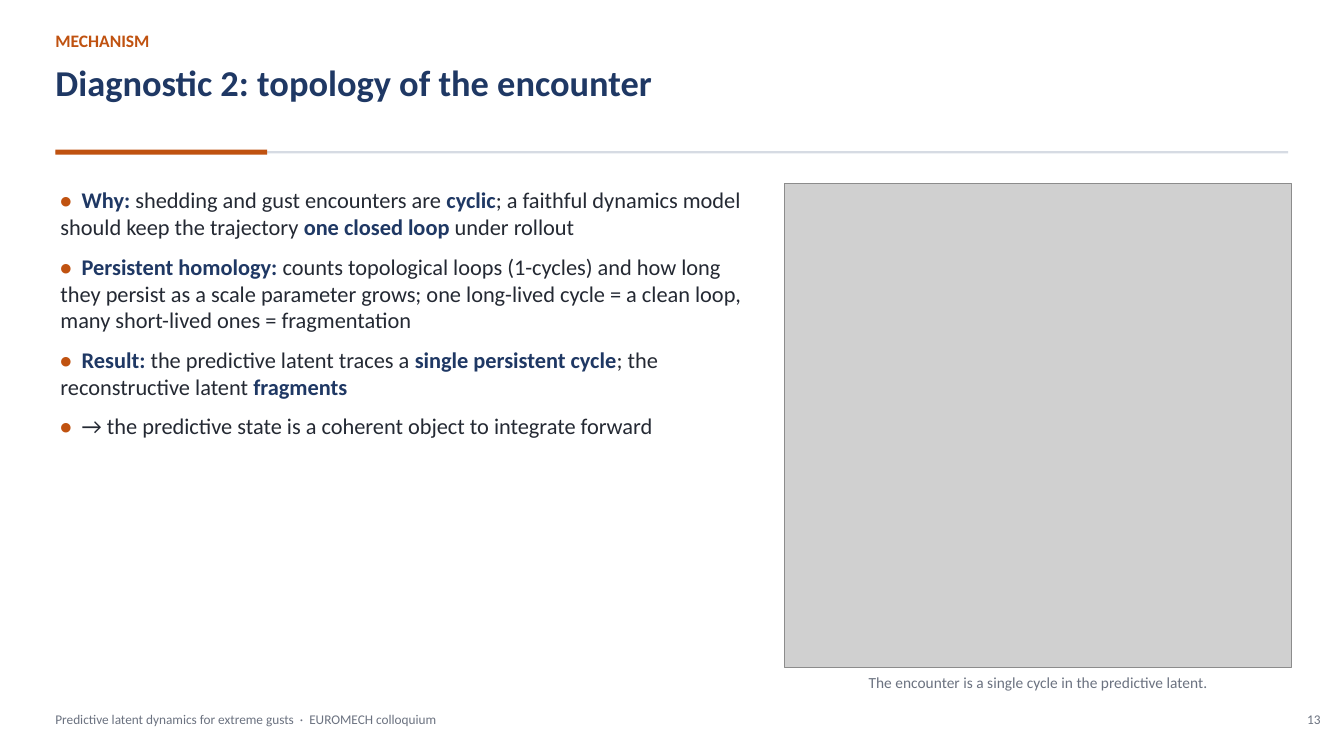
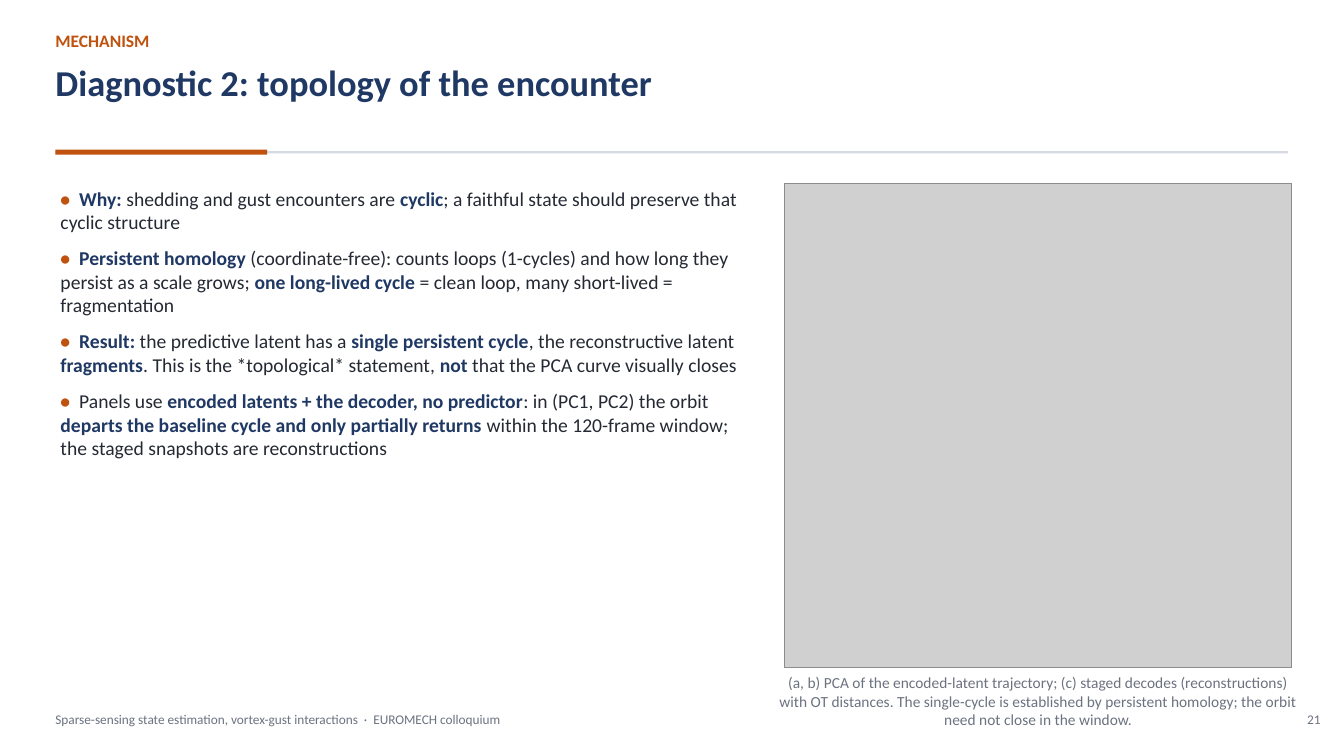
Before and after one commit to sanmi90/GUST-JEPA, a slide deck: slide 21 of paper/talk/euromech_gust_jepa.pptx (slide 13 before the commit). Drawn at 1344x756 pixels with LibreOffice and Linux fonts; fonts in the diff are those of the drawing; grey boxes stand for pictures. Boxes give left, top, right and bottom in pixels: in the first picture for what was removed or moved away, otherwise in the second. Text is boxed around its words. In the diff, an @@ line names an element or a change of style, - is before the commit and + after.

```diff
--- a/paper/talk/euromech_gust_jepa.pptx
+++ b/paper/talk/euromech_gust_jepa.pptx
@@ text at [60,192,737,459]: text changed; size 16 to 14 pt @@
-• Why: shedding and gust encounters are cyclic; a faithful dynamics model should keep the trajectory one closed loop under rollout
-• Persistent homology: counts topological loops (1-cycles) and how long they persist as a scale parameter grows; one long-lived cycle = a clean loop, many short-lived ones = fragmentation
-• Result: the predictive latent traces a single persistent cycle; the reconstructive latent fragments
-• → the predictive state is a coherent object to integrate forward
+• Why: shedding and gust encounters are cyclic; a faithful state should preserve that cyclic structure
+• Persistent homology (coordinate-free): counts loops (1-cycles) and how long they persist as a scale grows; one long-lived cycle = clean loop, many short-lived = fragmentation
+• Result: the predictive latent has a single persistent cycle, the reconstructive latent fragments. This is the *topological* statement, not that the PCA curve visually closes
+• Panels use encoded latents + the decoder, no predictor: in (PC1, PC2) the orbit departs the baseline cycle and only partially returns within the 120-frame window; the staged snapshots are reconstructions
@@ text at [779,677,1296,725]: text changed @@
-The encounter is a single cycle in the predictive latent.
+(a, b) PCA of the encoded-latent trajectory; (c) staged decodes (reconstructions) with OT distances. The single-cycle is established by persistent homology; the orbit need not close in the window.
@@ text at [55,715,500,726]: text changed @@
-Predictive latent dynamics for extreme gusts · EUROMECH colloquium
+Sparse-sensing state estimation, vortex-gust interactions · EUROMECH colloquium
@@ text at [1307,715,1320,724]: text changed @@
-13
+21
```
Also in this commit, not shown: 27 other slides changed, 11 slides added, 1 slide removed, 25 other files.
